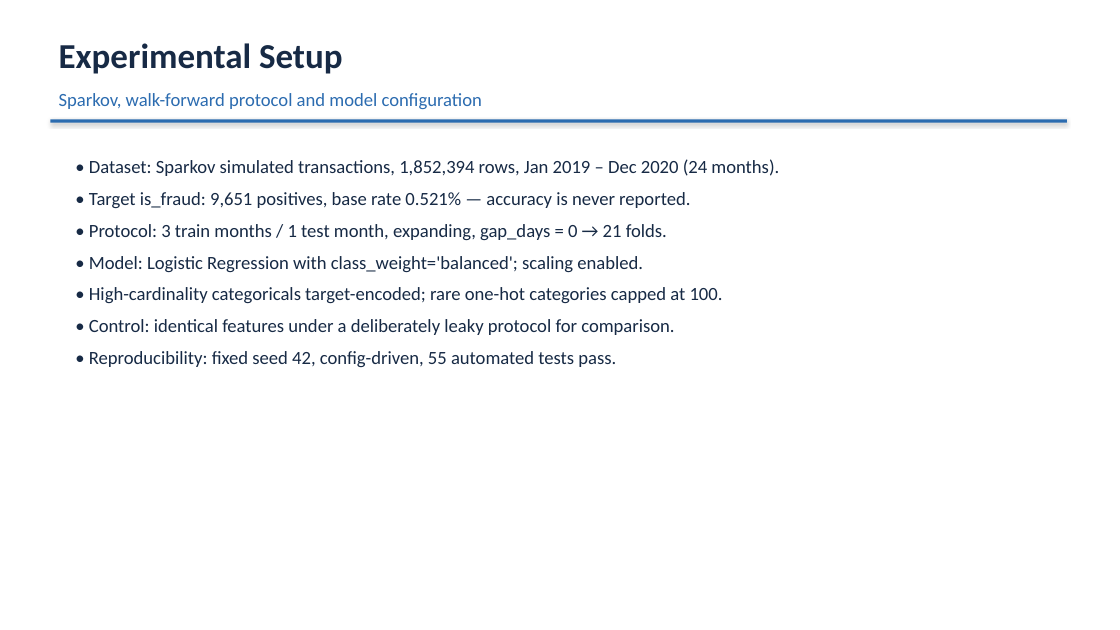
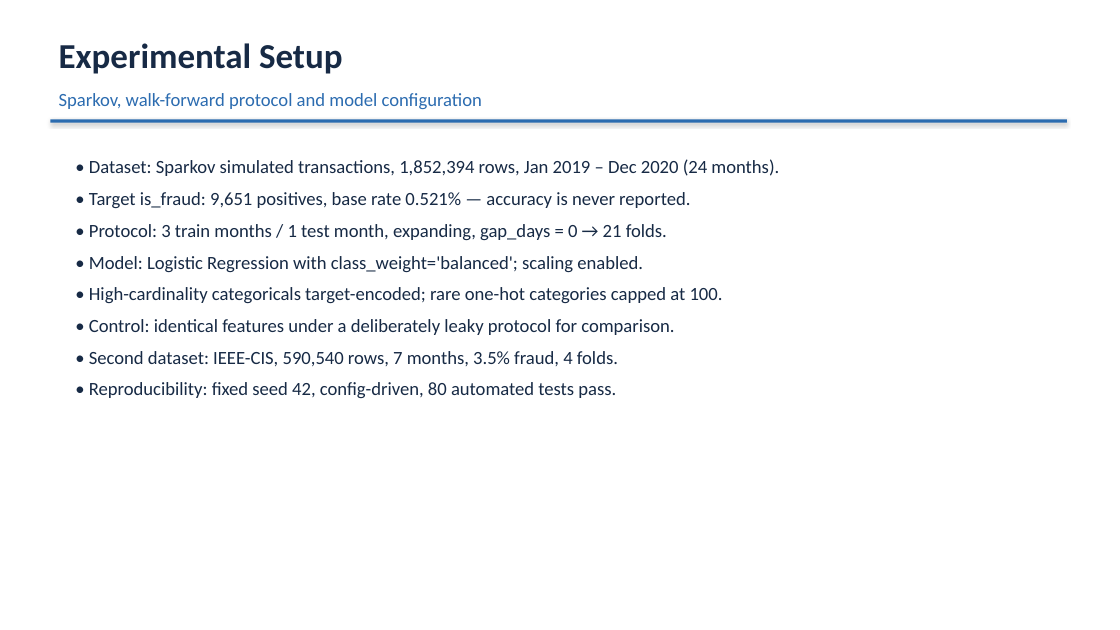
Before and after one commit to Samakshg11/fraud-drift-detection, a slide deck: slide 5 of docs/project_presentation.pptx. Drawn at 1120x630 pixels with LibreOffice and Linux fonts; fonts in the diff are those of the drawing. Boxes give left, top, right and bottom in pixels: in the first picture for what was removed or moved away, otherwise in the second. Text is boxed around its words. In the diff, an @@ line names an element or a change of style, - is before the commit and + after.

Commit message:
results: finalize IEEE-CIS experiments and 12-slide two-dataset presentation

```diff
--- a/docs/project_presentation.pptx
+++ b/docs/project_presentation.pptx
@@ text at <box>89,351,618,398</box>: text changed @@
-• Reproducibility: fixed seed 42, config-driven, 55 automated tests pass.
+• Second dataset: IEEE-CIS, 590,540 rows, 7 months, 3.5% fraud, 4 folds.
+• Reproducibility: fixed seed 42, config-driven, 80 automated tests pass.
```
Also in this commit, not shown: 4 other slides changed, 1 slide added, 8 other files.
